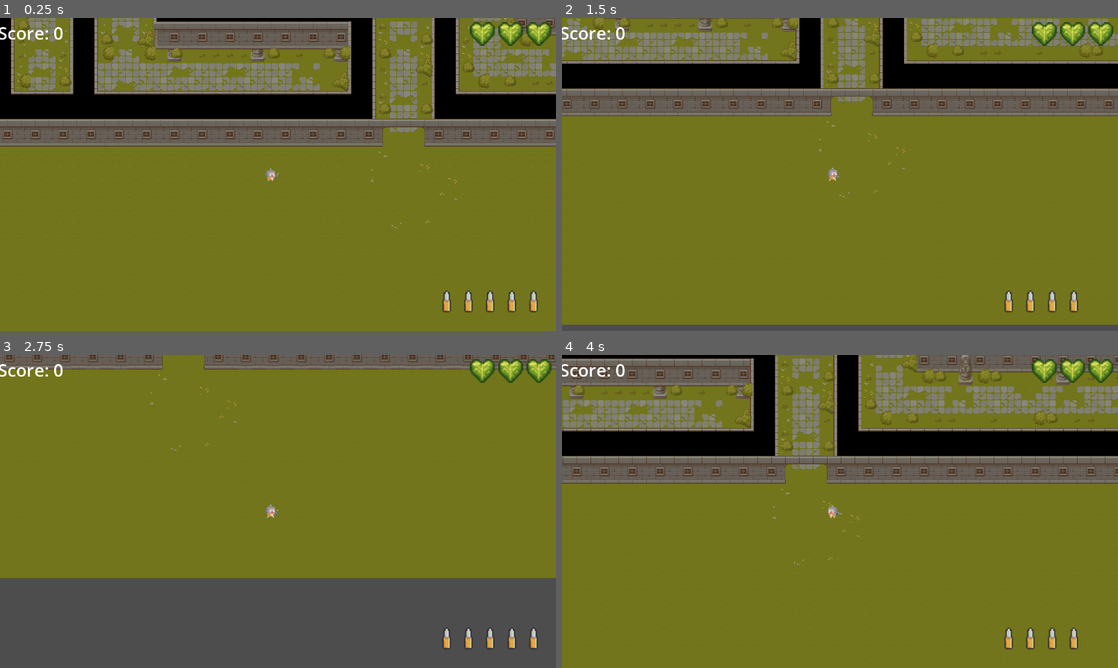
Above: before the commit, frames 1-4 (two rows, left to right).
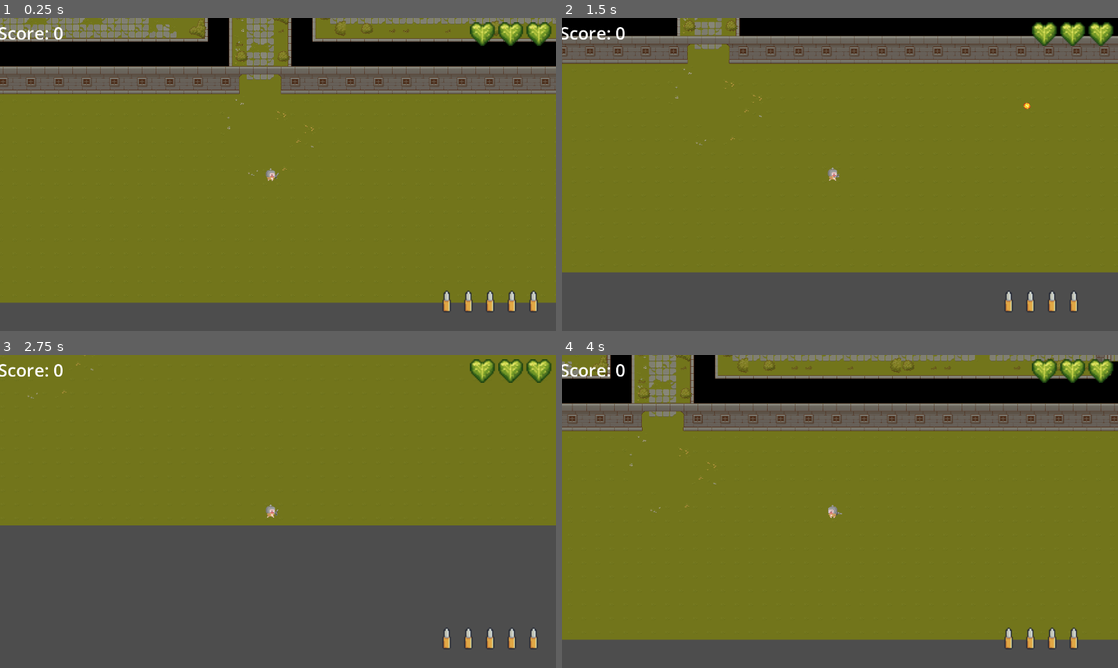
Above: after the commit, the same moments.

Repository: NataDkoko/PROJECT-KALKULUS
Game: Godot game, scene res://main.tscn
Same seed, same stepped clock (60 frames per second), same inputs: the game is played once before the commit and once after it.
Inputs (mouse positions are in pixels of both pictures, inside the frame that each line leads up to):
- Up to frame 1 (0.25 s): no input
- Up to frame 2 (1.5 s): tap Enter at 0.5 s; move the mouse to (962, 158) at 0.52 s; hold Right (move_right) 0.53-1.28 s; click (962, 158) at 0.67 s; move the mouse to (728, 190) at 1.27 s; hold Down (move_down) from 1.28 s (still down)
- Up to frame 3 (2.75 s): move the mouse to (333, 442) at 2.02 s; release Down (move_down) at 2.03 s; hold Right (move_right) from 2.03 s (still down)
- Up to frame 4 (4 s): move the mouse to (812, 574) at 2.77 s; release Right (move_right) at 2.78 s; hold Up (move_up) 2.78-3.53 s; click (812, 574) at 2.92 s; move the mouse to (1006, 558) at 3.52 s; hold Left (move_left) from 3.53 s (still down)

The runs differ from the first frame. In frame 1, 45% of the frame differs, in the area x 0-100%, y 0-100%; in frame 2, 44%; in frame 3, 21%; in frame 4, 45%.

Commit message:
perbaikan navmusuh

Diff:
--- a/main.tscn
+++ b/main.tscn
@@ -20,10 +20,10 @@
 script = ExtResource("1_kek77")
 
 [node name="Map" parent="." unique_id=1133271953 instance=ExtResource("1_1bvp3")]
-position = Vector2(303, -45)
+position = Vector2(39, 31)
 
 [node name="Player" parent="." unique_id=1518018701 instance=ExtResource("2_0xm2m")]
-position = Vector2(669, 1235)
+position = Vector2(735, 1432)
 
 [node name="NavigationRegion2D" type="NavigationRegion2D" parent="." unique_id=1460735249]
 visible = false
@@ -134,10 +134,10 @@
 position = Vector2(1210, 536)
 
 [node name="Marker2D3" type="Marker2D" parent="SpawnPoints" unique_id=1495660624]
-position = Vector2(1216, 803)
+position = Vector2(1400, 790)
 
 [node name="Marker2D4" type="Marker2D" parent="SpawnPoints" unique_id=1935285461]
-position = Vector2(1635, 776)
+position = Vector2(1674, 501)
 
 [node name="Marker2D5" type="Marker2D" parent="SpawnPoints" unique_id=1037789343]
 position = Vector2(1626, -217)
@@ -155,7 +155,7 @@
 position = Vector2(-151, -242)
 
 [node name="Marker2D10" type="Marker2D" parent="SpawnPoints" unique_id=660586359]
-position = Vector2(389, 1023)
+position = Vector2(546, 236)
 
 [node name="Marker2D11" type="Marker2D" parent="SpawnPoints" unique_id=293020419]
 position = Vector2(878, 832)
--- a/musuh.gd
+++ b/musuh.gd
@@ -4,130 +4,156 @@
 @export var speed: float = 120.0
 @export var acceleration: float = 6.0
 @export var detection_range: float = 300.0
-@export var max_health: int = 100  # Darah maksimal musuh
+@export var max_health: int = 100
+
 @onready var sprite: AnimatedSprite2D = $AnimatedSprite2D
 @onready var nav_agent = $NavigationAgent2D
 
 var current_health: int
 var player: Node2D
 var agent: NavigationAgent2D
-var can_see_player: bool = false
-var is_dead: bool = false # Status apakah musuh masih hidup
+
+var is_dead: bool = false
+
 var damage_ke_player: int = 1
 var waktu_tunggu_serang: float = 0.0
 var waktu_ganti_arah: float = 0.0
 
 
 func _ready():
-	current_health = max_health # Set darah saat baru mulai
+	current_health = max_health
 	player = get_parent().get_node("Player")
-	agent = $NavigationAgent2D
+	agent = nav_agent
 
 	agent.path_desired_distance = 4.0
 	agent.target_desired_distance = 2.0
 
+	# 🔥 PENTING: paksa musuh masuk ke navmesh
+	var map = get_world_2d().get_navigation_map()
+	global_position = NavigationServer2D.map_get_closest_point(map, global_position)
+
+
 func _physics_process(delta):
-	# Kalau musuhnya udah mati, stop semua pergerakan dan kode di bawahnya
 	if is_dead:
 		return
 
-	if player and agent:
-		# --- MODE MENGEJAR (LARI) ---
-		# Karena 'player' sudah terdeteksi, langsung lari mengejar
-		if agent.target_position.distance_to(player.global_position) > 5:
-			agent.target_position = player.global_position
+	if player == null:
+		return
 
-		var direction = Vector2.ZERO
+	var distance = global_position.distance_to(player.global_position)
+	var direction = Vector2.ZERO
 
-		if not agent.is_navigation_finished():
-			var next_pos = agent.get_next_path_position()
+	# =========================
+	# MODE KEJAR
+	# =========================
+	if distance <= detection_range:
+		agent.target_position = player.global_position
+
+		var next_pos = agent.get_next_path_position()
+
+		# ✅ pakai navigation kalau valid
+		if not agent.is_navigation_finished() and next_pos != Vector2.ZERO:
 			direction = (next_pos - global_position).normalized()
 		else:
+			# 🔥 fallback langsung ke player
 			direction = (player.global_position - global_position).normalized()
 
-		# Lari mengejar pakai variabel 'speed'
 		var target_velocity = direction * speed
 		velocity = velocity.lerp(target_velocity, acceleration * delta)
 
-	elif agent:
-		# --- MODE JALAN SANTAI (WANDER) ---
+	# =========================
+	# MODE WANDER
+	# =========================
+	else:
 		waktu_ganti_arah -= delta
 
-		# Jika waktu habis atau sampai di tujuan, cari titik BARU yang VALID
 		if waktu_ganti_arah <= 0 or agent.is_navigation_finished():
-			# Kita ambil titik acak, tapi kita tanya ke NavigationServer
-			# "Mana titik terdekat di lantai yang bisa saya injak?"
-			var random_offset = Vector2(randf_range(-150, 150), randf_range(-150, 150))
+			var random_offset = Vector2(
+				randf_range(-150, 150),
+				randf_range(-150, 150)
+			)
+
 			var titik_tujuan = global_position + random_offset
-
-			# Menggunakan NavigationServer2D agar musuh tidak memilih titik di dalam tembok
 			var map = get_world_2d().get_navigation_map()
 			var titik_valid = NavigationServer2D.map_get_closest_point(map, titik_tujuan)
 
 			agent.target_position = titik_valid
-			waktu_ganti_arah = randf_range(2.0, 4.0) # Beri waktu variasi agar tidak barengan jalannya
+			waktu_ganti_arah = randf_range(2.0, 4.0)
 
-		var direction = Vector2.ZERO
-		if not agent.is_navigation_finished():
-			var next_pos = agent.get_next_path_position()
+		var next_pos = agent.get_next_path_position()
+
+		if not agent.is_navigation_finished() and next_pos != Vector2.ZERO:
 			direction = (next_pos - global_position).normalized()
+		else:
+			# 🔥 fallback random biar gak diam
+			direction = Vector2(
+				randf_range(-1, 1),
+				randf_range(-1, 1)
+			).normalized()
 
 		var target_velocity = direction * speed_jalan
 		velocity = velocity.lerp(target_velocity, acceleration * delta)
 
-		if not agent.is_navigation_finished():
-			var next_pos = agent.get_next_path_position()
-			direction = (next_pos - global_position).normalized()
+	# 🔥 SUPER FAILSAFE (biar 100% gak diam)
+	if direction == Vector2.ZERO:
+		direction = (player.global_position - global_position).normalized()
+		velocity = direction * speed
 
 	move_and_slide()
 	update_animation()
 
-	# --- LOGIKA SERANGAN KETIKA DEKAT ---
+	# =========================
+	# SERANG (TIDAK DIUBAH)
+	# =========================
 	if waktu_tunggu_serang > 0:
-		waktu_tunggu_serang -= delta # Kurangi waktu tunggu tiap detik
+		waktu_tunggu_serang -= delta
 	else:
 		if has_node("Hitbox"):
 			var target_di_hitbox = $Hitbox.get_overlapping_bodies()
+
 			for target in target_di_hitbox:
 				if target.is_in_group("player"):
 					if target.has_method("terima_damage"):
 						target.terima_damage(damage_ke_player)
-						waktu_tunggu_serang = 1.0 # Gigit lagi setelah 1 detik
+						waktu_tunggu_serang = 1.0
 
-# Fungsi untuk menerima damage dari peluru
+
+# =========================
+# DAMAGE SYSTEM
+# =========================
 func take_damage(amount: int):
 	if is_dead:
-		return # Kalau udah mati, gak usah kena damage lagi
+		return
 
 	current_health -= amount
-	print("Musuh kena hit! Darah sisa: ", current_health) # Buat ngecek di output
+	print("Musuh kena hit! Darah sisa: ", current_health)
 
 	if current_health <= 0:
 		die()
 
-# Fungsi untuk proses mati
+
 func die():
-	if is_dead: return # Cek agar skor tidak nambah dua kali
+	if is_dead:
+		return
+
 	is_dead = true
-
 	Global.score += 100
 	print("Skor bertambah! Total: ", Global.score)
 
-	velocity = Vector2.ZERO # Berhenti bergerak
-
-	# Matikan tabrakan biar player gak nabrak "mayat" musuh
+	velocity = Vector2.ZERO
 	$CollisionShape2D.set_deferred("disabled", true)
 
-	# Mainkan animasi mati
 	sprite.play("mati")
-
-	# Tunggu sampai animasi mati selesai dimainkan, baru hapus musuh dari game
 	await sprite.animation_finished
 	queue_free()
 
+
+# =========================
+# ANIMASI (TIDAK DIUBAH)
+# =========================
 func update_animation():
 	if is_dead:
-		return # Jangan update animasi lari/diam kalau lagi proses mati
+		return
 
 	var speed_now = velocity.length()
 
@@ -145,8 +171,7 @@
 
 
 func _on_hitbox_body_entered(body: Node2D) -> void:
-	pass # Replace with function body.
-
+	pass
 
 func _on_hitbox_body_exited(body: Node2D) -> void:
-	pass # Replace with function body.
+	pass
